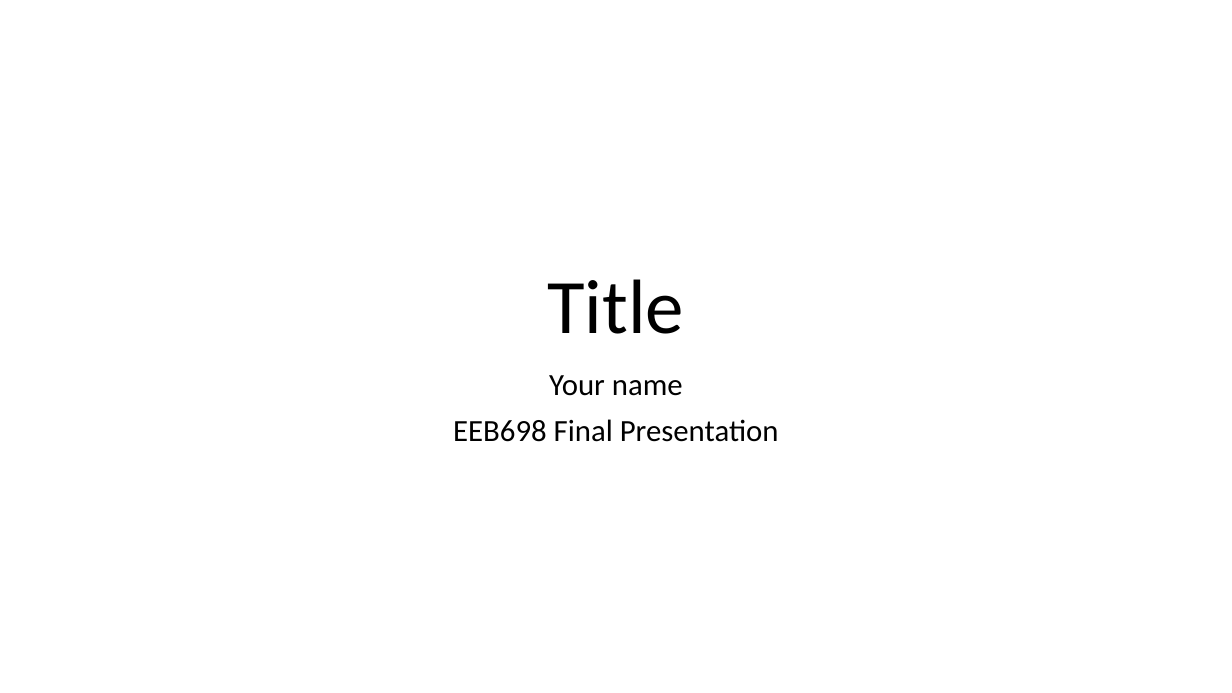
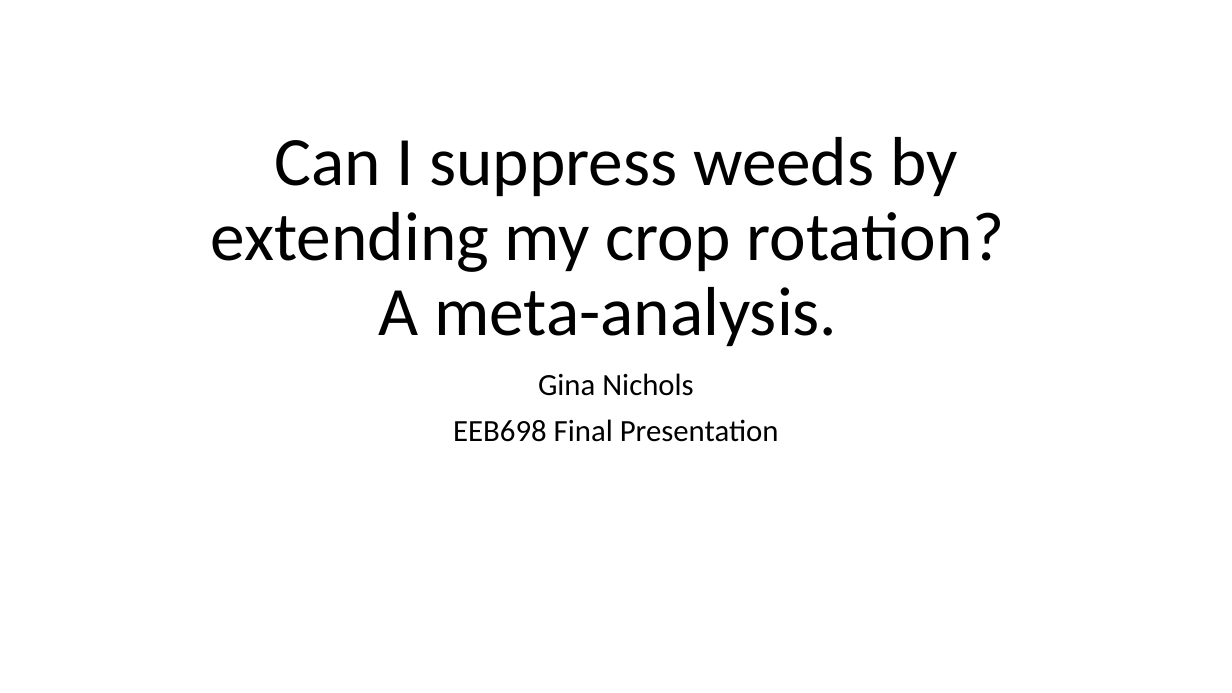
Before and after one commit to EEB698-F2018/analysis-outline-vanichols, a slide deck: slide 1 of Presentation_v1.pptx. Drawn at 1232x693 pixels with LibreOffice and Linux fonts; fonts in the diff are those of the drawing. Boxes give left, top, right and bottom in pixels: in the first picture for what was removed or moved away, otherwise in the second. Text is boxed around its words. In the diff, an @@ line names an element or a change of style, - is before the commit and + after.

Commit message:
Add updated presentation.

```diff
--- a/Presentation_v1.pptx
+++ b/Presentation_v1.pptx
@@ title at [211, 137, 1005, 347]: text changed; size 60 to 54 pt @@
-Title
+Can I suppress weeds by extending my crop rotation?
+A meta-analysis.
@@ subtitle at [538, 373, 693, 396]: text changed @@
-Your name
+Gina Nichols
```
Also in this commit, not shown: 4 other slides changed, 6 slides added, 1 slide removed.
